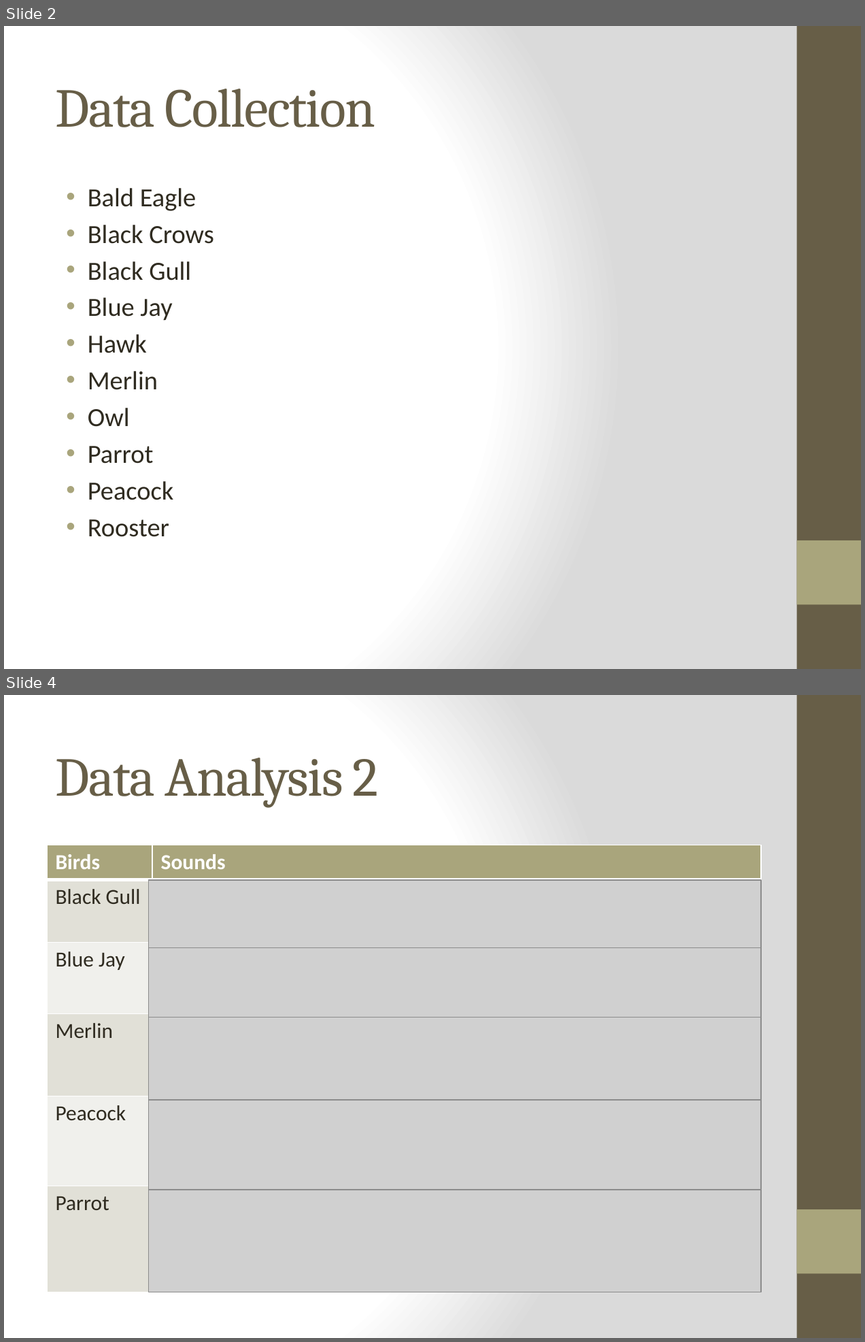
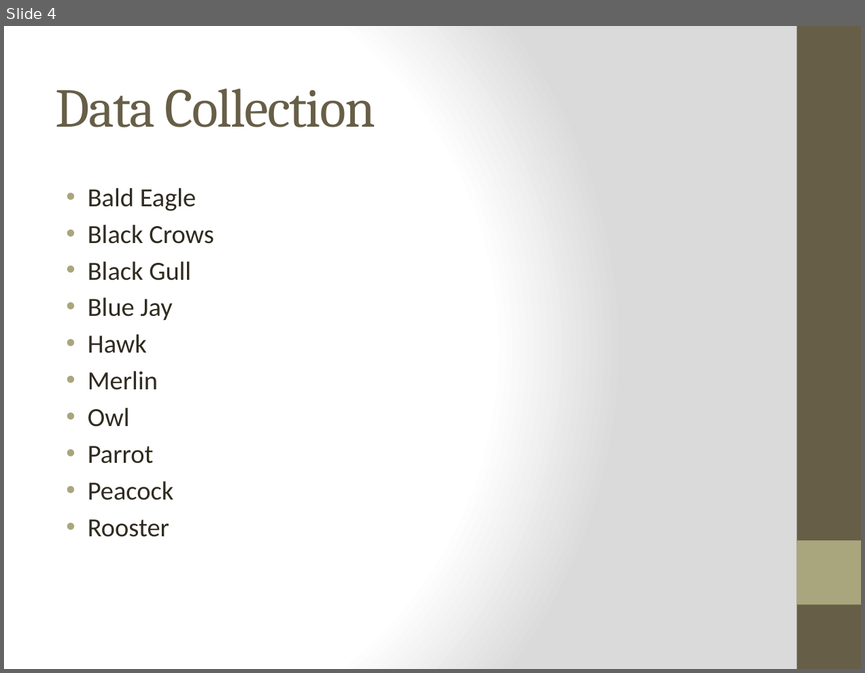
Before and after one commit to weihuang023/PatternRecognitiononSoundofBirds, a slide deck: PowerPoints/SoundofBirds1stPresentation.pptx. Shown one above the other, each under a label of ours: slides 2 and 4 before the commit, slide 4 after it; the slides between them are not shown. The pictures are 865x1342 and 865x673 pixels, drawn with LibreOffice and Linux fonts; fonts in the diff are those of the drawing; grey boxes stand for pictures. Boxes give left, top, right and bottom in pixels: in the first picture for what was removed or moved away, otherwise in the second. Text is boxed around its words. In the diff, an @@ line names an element or a change of style, - is before the commit and + after.

```diff
--- a/PowerPoints/SoundofBirds1stPresentation.pptx
+++ b/PowerPoints/SoundofBirds1stPresentation.pptx
@@ slide 4 removed at (x1=4, y1=695, x2=861, y2=1338), background gradient #FFFFFF to #DADADA; not listed: 2 template elements that a slide beside it also shows @@
@@ title removed at (x1=56, y1=758, x2=379, y2=808) @@
-Data Analysis 2
@@ table removed at (x1=47, y1=845, x2=761, y2=1292), 6 rows, 2 columns @@
-Birds | Sounds
-Black Gull | 
-Blue Jay | 
-Merlin | 
-Peacock | 
-Parrot | 
@@ picture removed at (x1=149, y1=880, x2=762, y2=948) @@
@@ picture removed at (x1=149, y1=948, x2=762, y2=1017) @@
@@ picture removed at (x1=149, y1=1017, x2=762, y2=1100) @@
@@ picture removed at (x1=149, y1=1100, x2=762, y2=1189) @@
@@ picture removed at (x1=149, y1=1189, x2=762, y2=1292) @@
@@ what was slide 2 is now slide 4 @@
```
Also in this commit, not shown: 3 slides changed, 5 slides added, 35 other files.
